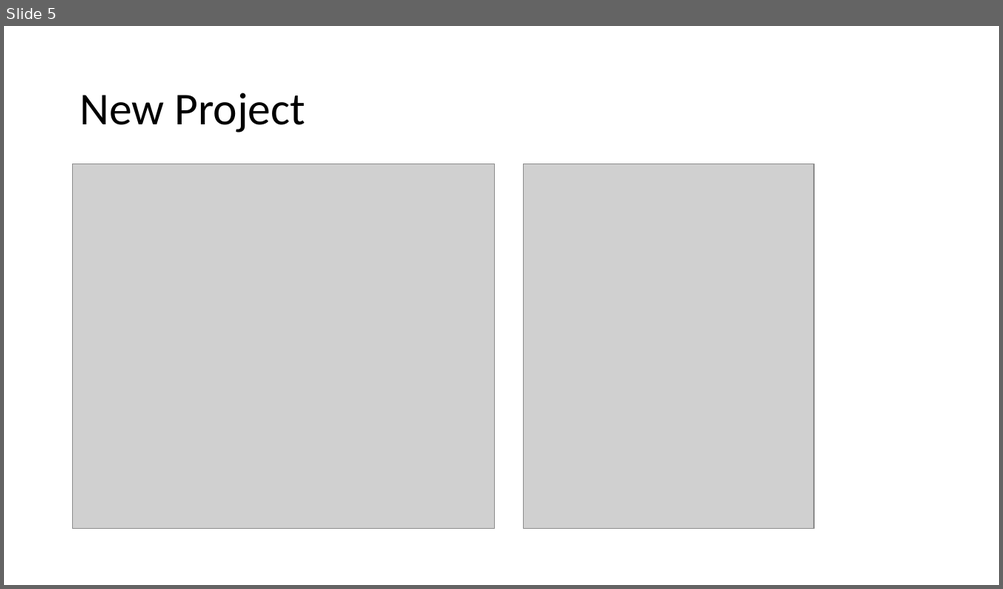
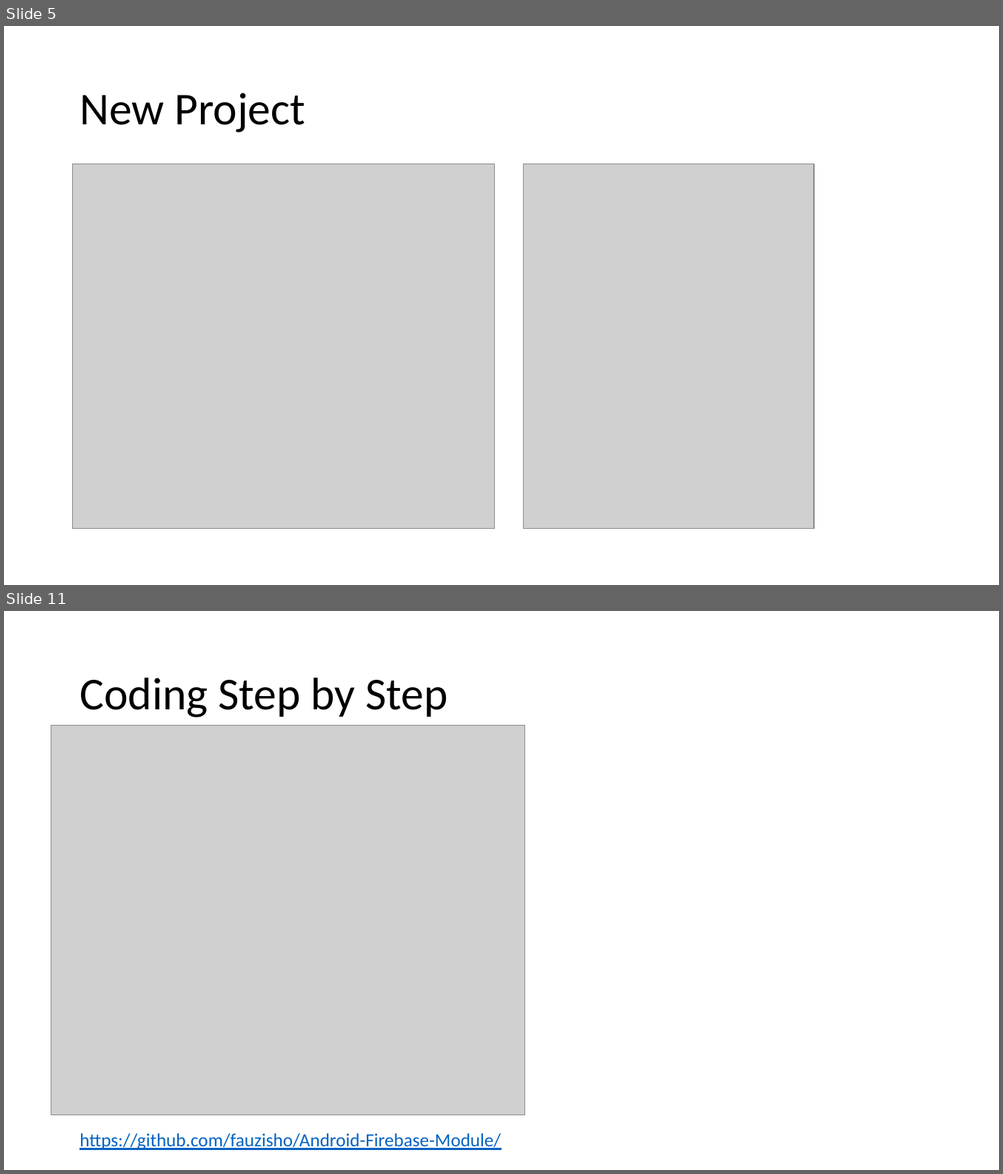
Before and after one commit to fauzisho/Android-Firebase-Module, a slide deck: One day Android Master.pptx. Shown one above the other, each under a label of ours: slide 5 before the commit, slides 5 and 11 after it; the slides between them are not shown. The pictures are 1003x589 and 1003x1174 pixels, drawn with LibreOffice and Linux fonts; fonts in the diff are those of the drawing; grey boxes stand for pictures. Boxes give left, top, right and bottom in pixels: in the first picture for what was removed or moved away, otherwise in the second. Text is boxed around its words. In the diff, an @@ line names an element or a change of style, - is before the commit and + after.

```diff
--- a/One day Android Master.pptx
+++ b/One day Android Master.pptx
@@ slide 11 added at box(4, 611, 999, 1170), background #FFFFFF @@
@@ title added at box(79, 678, 447, 718), 44 pt, text #000000 @@
+Coding Step by Step
@@ picture added at box(51, 726, 525, 1116) @@
@@ text added at box(79, 1133, 501, 1150), 18 pt, text #0563C1, underline @@
+https://github.com/fauzisho/Android-Firebase-Module/
```
Also in this commit, not shown: 1 slide changed, 4 other slides added, 2 other files.
